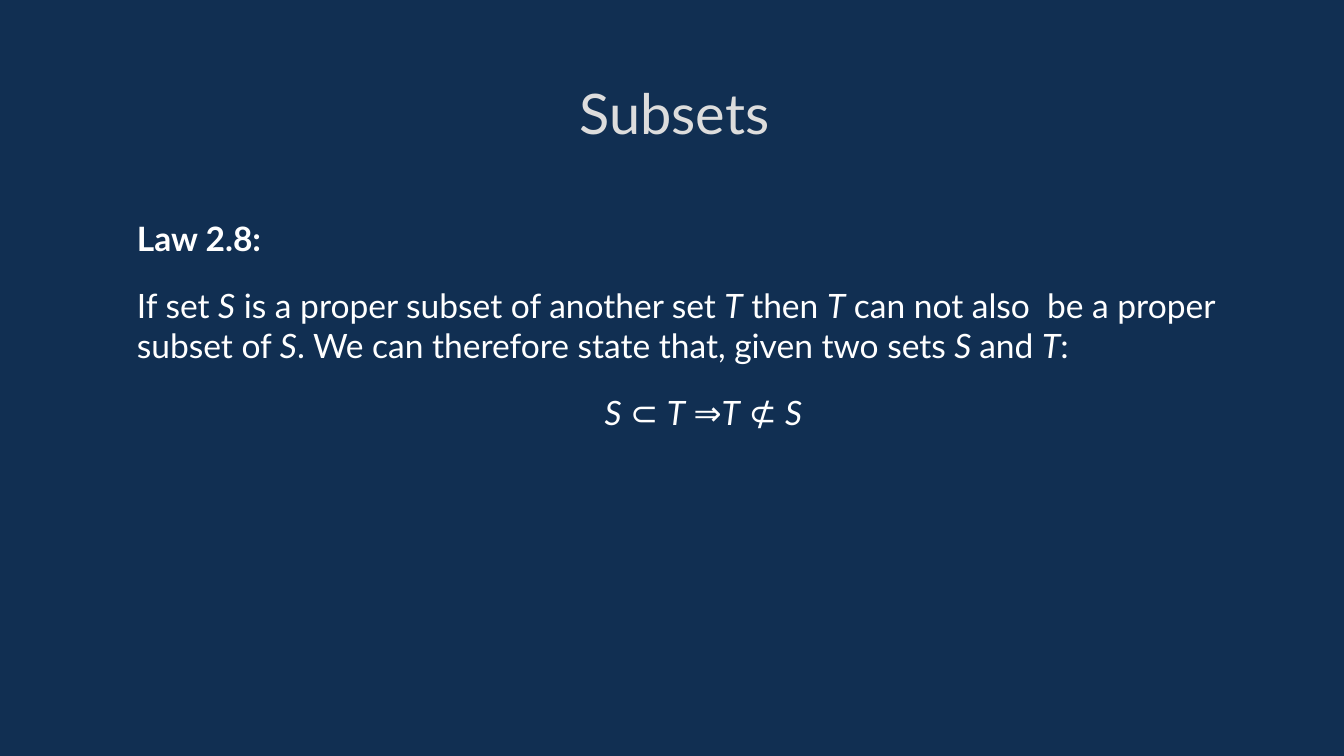
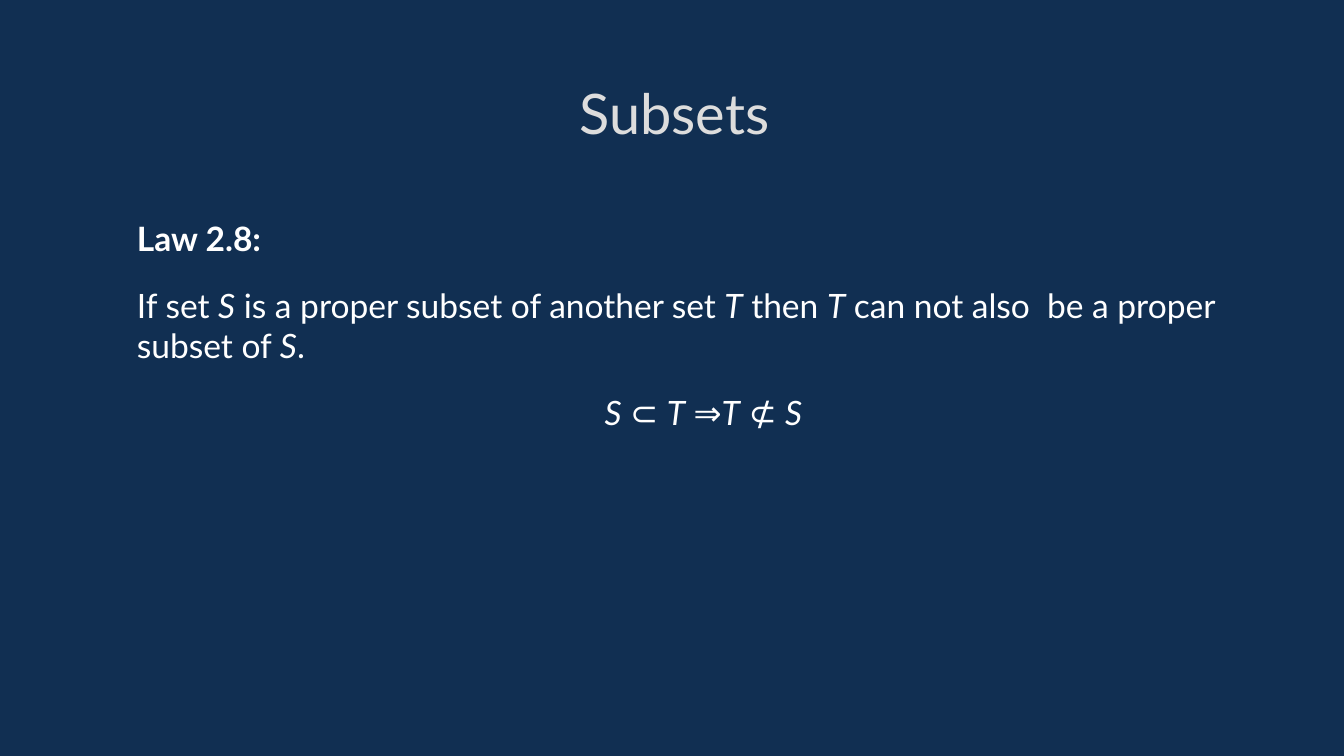
Before and after one commit to davidgundry/maths22-23, a slide deck: slide 48 of slides/maths-6-set-theory.odp (slide 49 before the commit). Drawn at 1344x756 pixels with LibreOffice and Linux fonts; fonts in the diff are those of the drawing. Boxes give left, top, right and bottom in pixels: in the first picture for what was removed or moved away, otherwise in the second. Text is boxed around its words. In the diff, an @@ line names an element or a change of style, - is before the commit and + after.

```diff
--- a/slides/maths-6-set-theory.odp
+++ b/slides/maths-6-set-theory.odp
@@ text at (137, 293, 1215, 359): text changed @@
-If set S is a proper subset of another set T then T can not also be a proper subset of S. We can therefore state that, given two sets S and T:
+If set S is a proper subset of another set T then T can not also be a proper subset of S.
```
Also in this commit, not shown: 35 other slides changed, 1 slide added, 2 slides removed, 7 other files.
